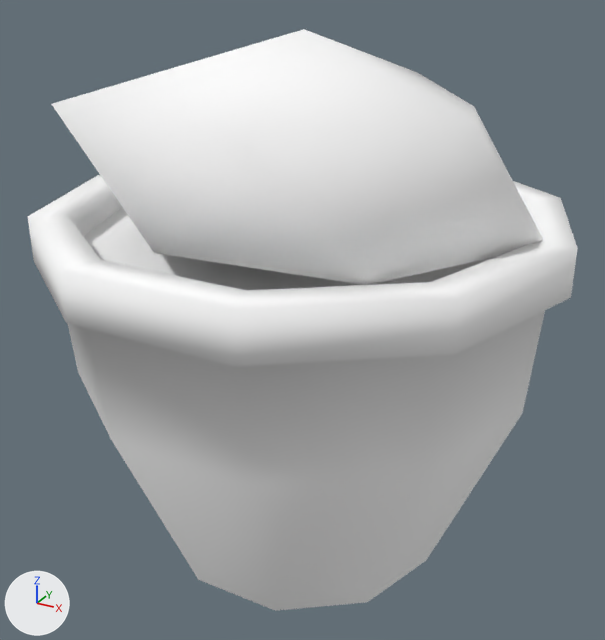
Before and after pictures for a commit that changed the glTF model games/yorimichi/assets/belmonte/meshes/SM_BM_BP_PotHerb.glb.
Both versions are drawn from a camera (50 mm lens) standing at (0.268, -0.489, 0.42) and looking at (0.001, -0.004, 0.177). Arrows for +X, +Y and +Z are at lower left; the lights stay in place. The picture after the commit comes second. Vertices at exactly the same position are counted once.

The scene before the commit, as lines of its bpy script (objects in view):
```python
me_sm_bp_potherb = bpy.data.meshes.new('SM_BP_PotHerb')
me_sm_bp_potherb.from_pydata(...)  # 86 vertices, 156 faces; spans x -0.184..0.184, y -0.175..0.175, z 0.0..0.375
me_sm_bp_potherb.materials.append(mat_bm_000_m_vcol_013)
ob_sm_bm_bp_potherb = bpy.data.objects.new('SM_BM_BP_PotHerb', me_sm_bp_potherb)
ob_sm_bm_bp_potherb.location = (0.0, 0.0, 0.0)
```
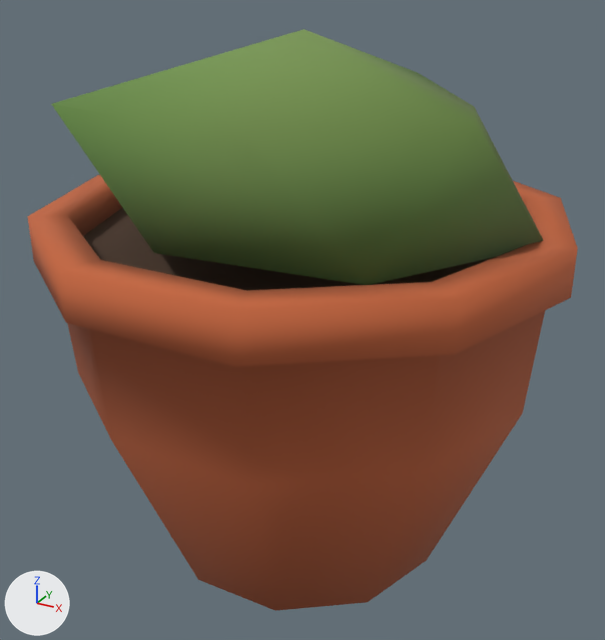
Pixel boxes (x1, y1, x2, y2) of what changed, in the pictures (605 x 640 px):
part 1 of me_sm_bp_potherb, recoloured (white to orange): (28, 175, 578, 602) in both
part 2 of me_sm_bp_potherb, recoloured: (68, 188, 528, 611) in both
part 3 of me_sm_bp_potherb, recoloured (white to dark green): (83, 127, 543, 291) in both
part 4 of me_sm_bp_potherb, recoloured (white to green): (52, 29, 543, 285) in both

Diff of the bpy script that builds the scene:
```diff
--- a/games/yorimichi/assets/belmonte/meshes/SM_BM_BP_PotHerb.glb.py
+++ b/games/yorimichi/assets/belmonte/meshes/SM_BM_BP_PotHerb.glb.py
@@ me_sm_bp_potherb @@
 me_sm_bp_potherb.from_pydata(...)  # 86 vertices, 156 faces; spans x -0.184..0.184, y -0.175..0.175, z 0.0..0.375
 # used by ob_sm_bm_bp_potherb; location = (0.0, 0.0, 0.0)
+# me_sm_bp_potherb part 1: 86 faces centred in x -0.172..0.172, y -0.175..0.175, z 0.095..0.26 are repainted in the vertex colours; the middle colour goes from white #ffffff to orange #ba603a
+# me_sm_bp_potherb part 2: 34 faces centred in x -0.148..0.148, y -0.15..0.15, z 0.048..0.253 are repainted in the vertex colours; the middle colour goes from white #ffffff to brown #954d2e
+# me_sm_bp_potherb part 3: 22 faces centred in x -0.122..0.132, y -0.123..0.12, z 0.239..0.29 are repainted in the vertex colours; the middle colour goes from white #ffffff to dark green #4d6634
+# me_sm_bp_potherb part 4: 14 faces centred in x -0.112..0.131, y -0.129..0.115, z 0.306..0.349 are repainted in the vertex colours; the middle colour goes from white #ffffff to green #6e8c47
 me_sm_bp_potherb.materials.append(mat_bm_000_m_vcol_013)
```
